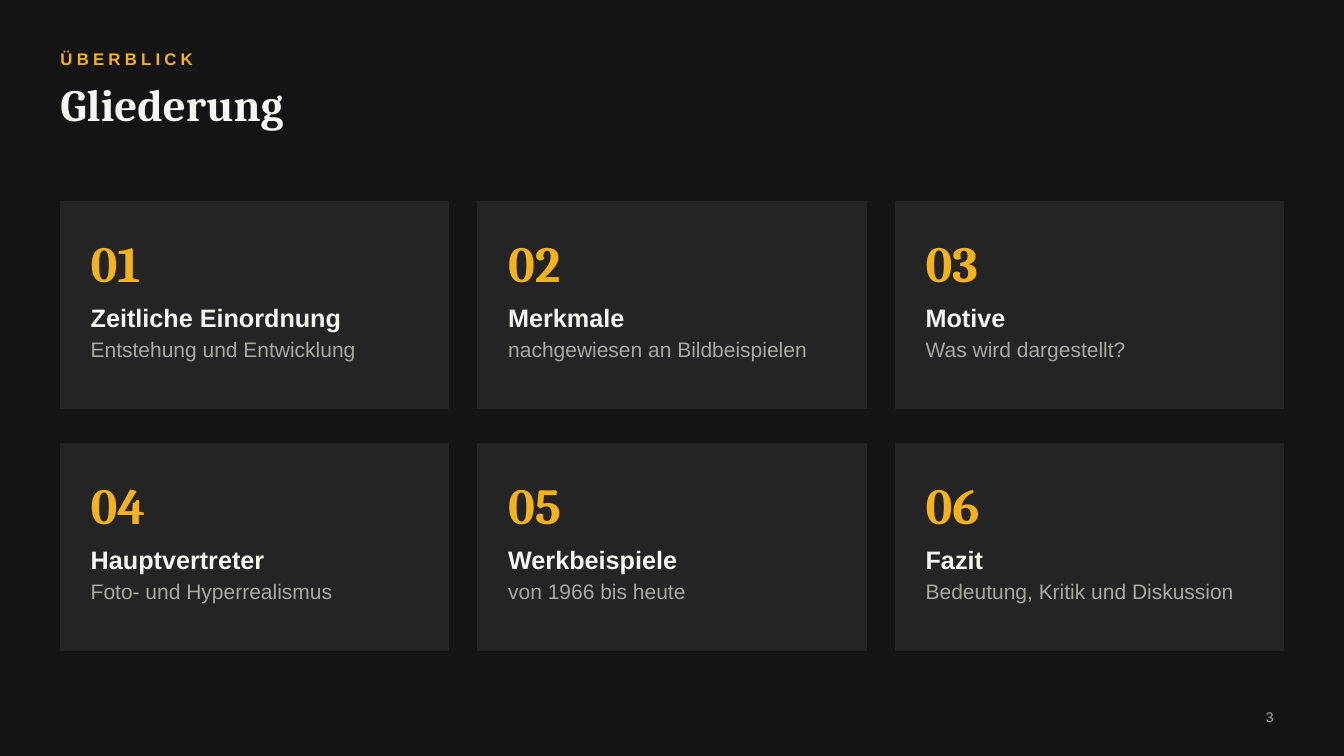
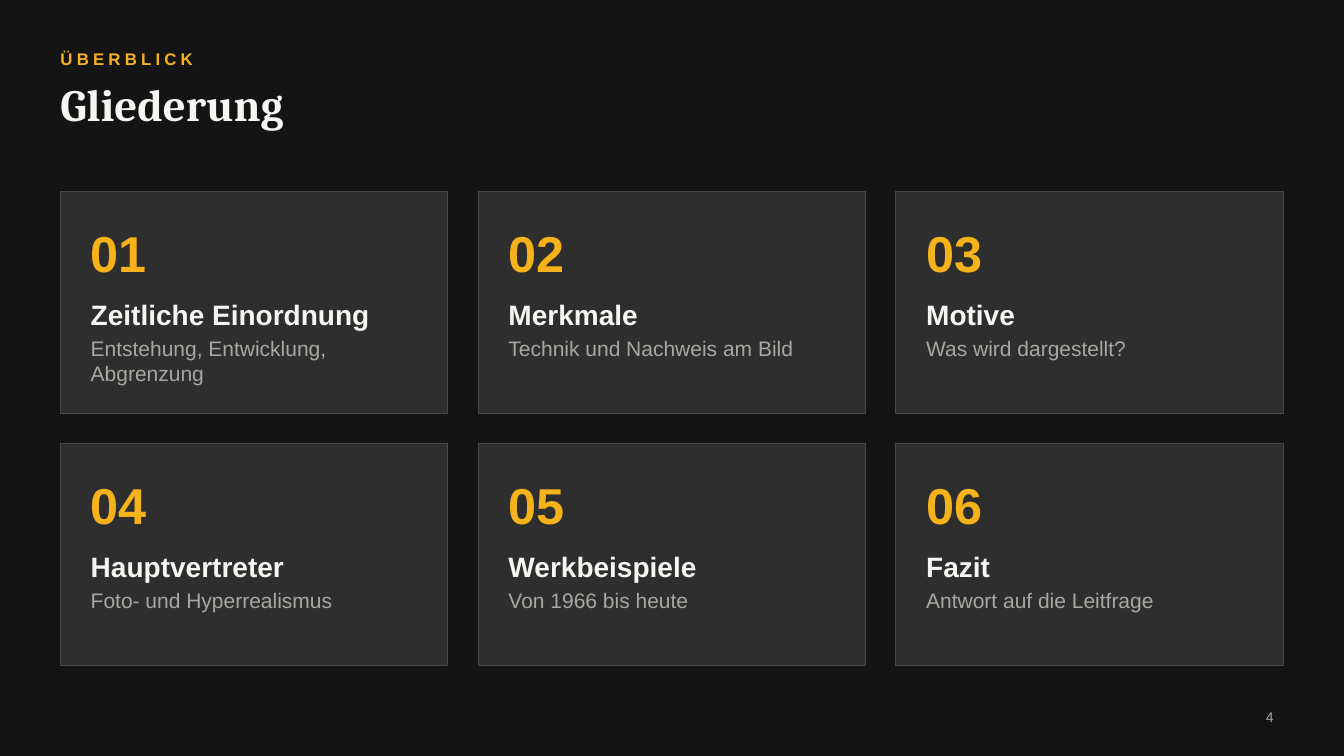
Before and after one commit to Maxxxx69/Claude-, a slide deck: slide 4 of Fotorealismus_Hyperrealismus.pptx (slide 3 before the commit). Drawn at 1344x756 pixels with LibreOffice and Linux fonts; fonts in the diff are those of the drawing. Boxes give left, top, right and bottom in pixels: in the first picture for what was removed or moved away, otherwise in the second. Text is boxed around its words. In the diff, an @@ line names an element or a change of style, - is before the commit and + after.

```diff
--- a/Fotorealismus_Hyperrealismus.pptx
+++ b/Fotorealismus_Hyperrealismus.pptx
@@ rectangle: place and size @@
-rectangle at box(60, 202, 449, 408)
+rectangle at box(60, 192, 448, 413)
@@ rectangle: place and size @@
-rectangle at box(478, 202, 866, 408)
+rectangle at box(478, 192, 865, 413)
@@ rectangle: place and size @@
-rectangle at box(895, 202, 1284, 408)
+rectangle at box(896, 192, 1284, 413)
@@ text "01": place and size @@
-text "01" at box(91, 248, 141, 283)
+text "01" at box(91, 237, 147, 273)
@@ text "02": place and size @@
-text "02" at box(508, 248, 560, 283)
+text "02" at box(508, 237, 564, 273)
@@ font Cambria to Arial in 6 elements at box(508, 489, 564, 525), box(91, 489, 147, 525), box(926, 489, 982, 525), box(508, 237, 564, 273), box(91, 237, 147, 273), box(926, 237, 982, 273) @@
@@ text "03": place and size @@
-text "03" at box(926, 248, 978, 283)
+text "03" at box(926, 237, 982, 273)
@@ text at box(91, 304, 369, 330): size 18 to 20 pt in "Zeitliche Einordnung" @@
@@ text at box(508, 304, 637, 326): size 18 to 20 pt in "Merkmale" @@
@@ text at box(926, 304, 1015, 326): size 18 to 20 pt in "Motive" @@
@@ text at box(91, 341, 326, 385): text changed @@
-Entstehung und Entwicklung
+Entstehung, Entwicklung, Abgrenzung
@@ text at box(508, 341, 793, 356): text changed @@
-nachgewiesen an Bildbeispielen
+Technik und Nachweis am Bild
@@ rectangle: place and size @@
-rectangle at box(60, 444, 449, 650)
+rectangle at box(60, 444, 448, 665)
@@ rectangle: place and size @@
-rectangle at box(478, 444, 866, 650)
+rectangle at box(478, 444, 865, 665)
@@ fill #242424 to #2E2E2E; outline #242424 1 pt to #484848 0.75 pt in 6 elements at box(60, 192, 448, 413), box(478, 192, 865, 413), box(896, 192, 1284, 413), box(60, 444, 448, 665), box(478, 444, 865, 665), box(896, 444, 1284, 665) @@
@@ rectangle: place and size @@
-rectangle at box(895, 444, 1284, 650)
+rectangle at box(896, 444, 1284, 665)
@@ text at box(91, 557, 284, 582): size 18 to 20 pt in "Hauptvertreter" @@
@@ text at box(508, 556, 696, 582): size 18 to 20 pt in "Werkbeispiele" @@
@@ text at box(926, 556, 990, 578): size 18 to 20 pt in "Fazit" @@
@@ text at box(508, 593, 689, 608): text changed @@
-von 1966 bis heute
+Von 1966 bis heute
@@ text at box(926, 593, 1154, 612): text changed @@
-Bedeutung, Kritik und Diskussion
+Antwort auf die Leitfrage
@@ page number at box(1266, 712, 1274, 722): text changed @@
-3
+4
```
Also in this commit, not shown: 17 other slides changed, 4 slides added, 2 slides removed, 6 other files.
